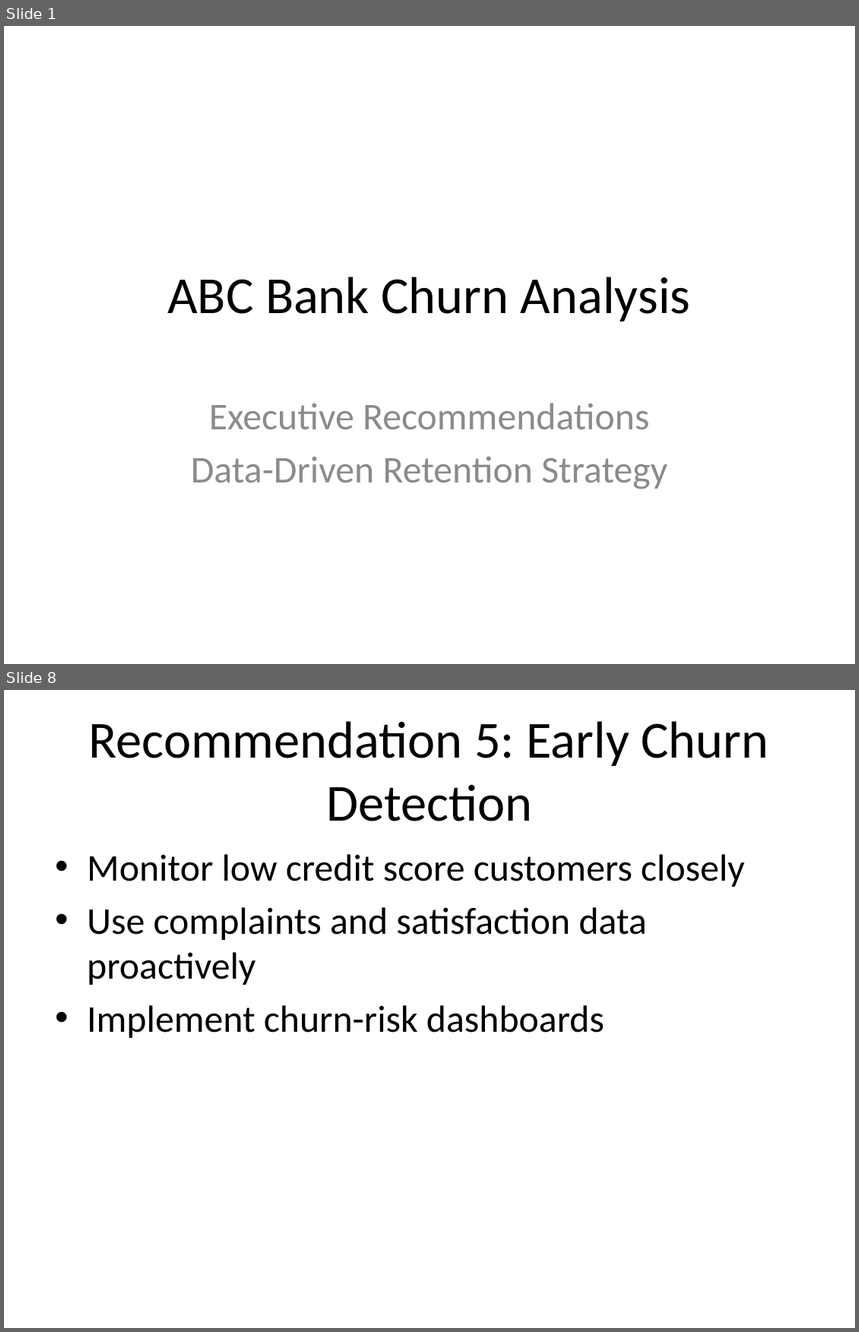
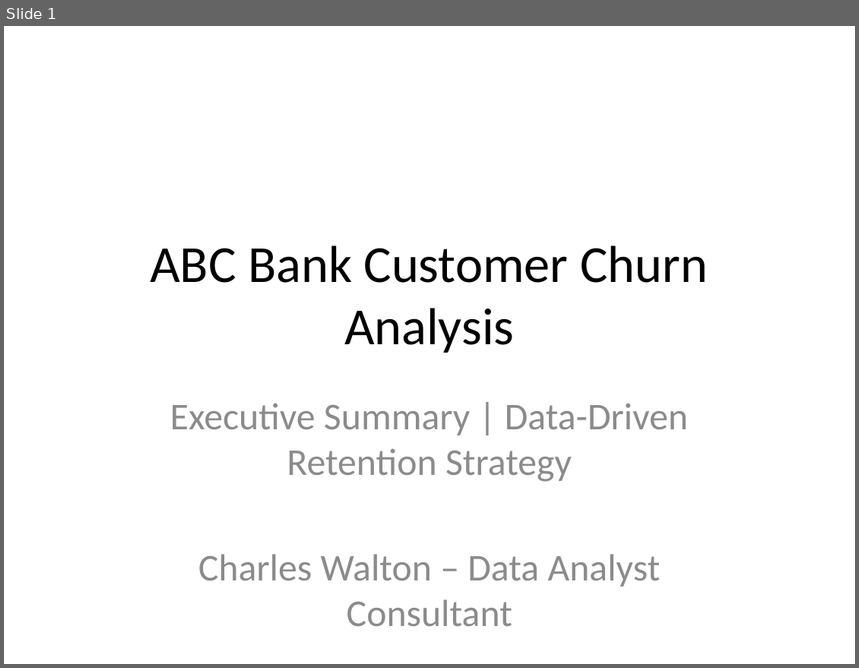
Before and after one commit to cwalton133/abc-bank-churn-analysis, a slide deck: slides/ABC_Bank_Churn_Recommendations.pptx. Shown one above the other, each under a label of ours: slides 1 and 8 before the commit, slide 1 after it; the slides between them are not shown. The pictures are 859x1332 and 859x668 pixels, drawn with LibreOffice and Linux fonts; fonts in the diff are those of the drawing. Boxes give left, top, right and bottom in pixels: in the first picture for what was removed or moved away, otherwise in the second. Text is boxed around its words. In the diff, an @@ line names an element or a change of style, - is before the commit and + after.

```diff
--- a/slides/ABC_Bank_Churn_Recommendations.pptx
+++ b/slides/ABC_Bank_Churn_Recommendations.pptx
@@ slide 8 removed at (x1=4, y1=690, x2=855, y2=1328), background #FFFFFF @@
@@ title removed at (x1=89, y1=721, x2=769, y2=821) @@
-Recommendation 5: Early Churn Detection
@@ text removed at (x1=87, y1=854, x2=745, y2=1038) @@
-• Monitor low credit score customers closely
-• Use complaints and satisfaction data proactively
-• Implement churn-risk dashboards
@@ slide 1 changed as well @@
@@ title at (x1=150, y1=246, x2=708, y2=353): text changed @@
-ABC Bank Churn Analysis
+ABC Bank Customer Churn Analysis
@@ subtitle at (x1=170, y1=404, x2=688, y2=626): text changed @@
-Executive Recommendations
-Data-Driven Retention Strategy
+Executive Summary | Data-Driven Retention Strategy
+Charles Walton – Data Analyst Consultant
```
Also in this commit, not shown: 3 other slides changed, 6 slides added, 5 other slides removed.
